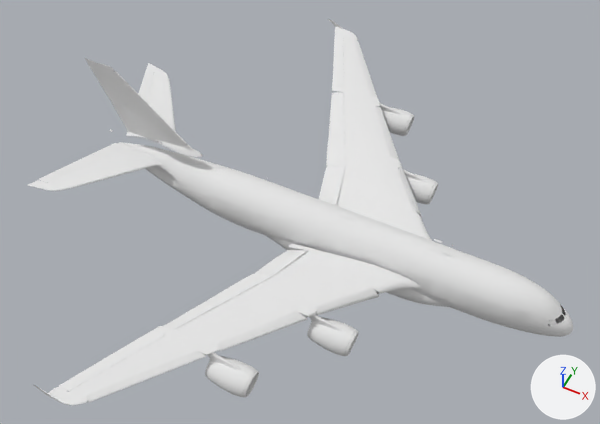
Two versions of the OBJ model Assets/Models/Plane.obj, one commit apart.
Camera for both pictures: a 50 mm camera at (-0.03, -5.46, 6.9) aimed at (-2.67, -0.19, 0.31). The lights are fixed; the arrows at lower right show +X, +Y and +Z. Where no turn or scale is listed for an object, it has been applied to the vertices.
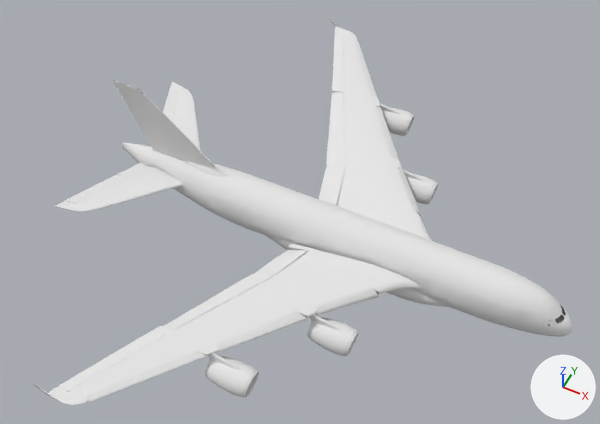
The newer file is also turned or shifted as a whole; pictures and numbers use the older file's frame.

What differs and where, as boxes [x1, y1, x2, y2] in the pictures (600 x 424 px; the box of a moved part takes in the faces that stretch with it):
'Plane', reshaped
    before: [28, 19, 573, 405]
    after: [34, 19, 573, 405]
part 1 of me_plane, moved or reshaped
    before: [28, 142, 164, 191]
    after: [56, 166, 184, 212]
part 2 of me_plane, moved or reshaped
    before: [39, 154, 104, 183]
    after: [66, 174, 130, 204]
part 3 of me_plane, moved or reshaped
    before: [92, 143, 126, 159]
    after: [118, 163, 152, 179]
part 4 of me_plane, moved or reshaped
    before: [138, 70, 153, 103]
    after: [163, 89, 177, 122]
part 5 of me_plane, moved or reshaped
    before: [126, 63, 176, 143]
    after: [170, 82, 201, 151]
part 6 of me_plane, moved or reshaped
    before: [111, 101, 149, 137]
    after: [138, 122, 175, 156]
part 7 of me_plane, moved or reshaped
    before: [85, 58, 203, 157]
    after: [113, 80, 228, 177]

The change, as a diff of the scene's bpy script:
```diff
--- a/Assets/Models/Plane.obj.py
+++ b/Assets/Models/Plane.obj.py
@@ me_plane @@
 # used by ob_plane; location = (0.0, 0.0, 0.0)
-me_plane.from_pydata(...)  # 23548 vertices, 21056 faces; spans x -5.49..0.32, y -3.11..3.11, z -0.42..1.28
+me_plane.from_pydata(...)  # 23393 vertices, 20992 faces; spans x -5.16..0.32, y -3.11..3.11, z -0.42..1.12
+# me_plane part 1: the loose piece of 729 vertices spanning x -5.49..-4.39, y -1.19..-0.06, z 0.2..0.34 is moved by (0.33, 0.0, -0.18)
+# me_plane part 2: the loose piece of 44 vertices spanning x -5.44..-5.03, y -1.06..-0.42, z 0.25..0.34 is moved by (0.33, 0.0, -0.18)
+# me_plane part 3: the loose piece of 36 vertices spanning x -5.21..-4.91, y -0.42..-0.12, z 0.22..0.26 is moved by (0.33, 0.0, -0.18)
+# me_plane part 4: the loose piece of 44 vertices spanning x -5.44..-5.03, y 0.42..1.06, z 0.25..0.34 is moved by (0.33, 0.0, -0.18)
+# me_plane part 5: the loose piece of 729 vertices spanning x -5.49..-4.39, y 0.06..1.19, z 0.2..0.34 is moved by (0.33, 0.0, -0.18)
+# me_plane part 6: the loose piece of 71 vertices spanning x -5.14..-4.68, y -0.01..0.01, z 0.36..0.76 is moved by (0.33, 0.0, -0.18)
+# me_plane part 7: 6 vertices moved within x -4.79..-4.32, y -0.01..0.01, z 0.43..0.83; 1862 vertices removed from x -5.37..-3.97, y -0.06..0.06, z 0.37..1.28; 1862 vertices added at x -5.05..-3.65, y -0.06..0.06, z 0.2..1.1
 me_plane.materials.append(mat_11803_airplane_body)
```
